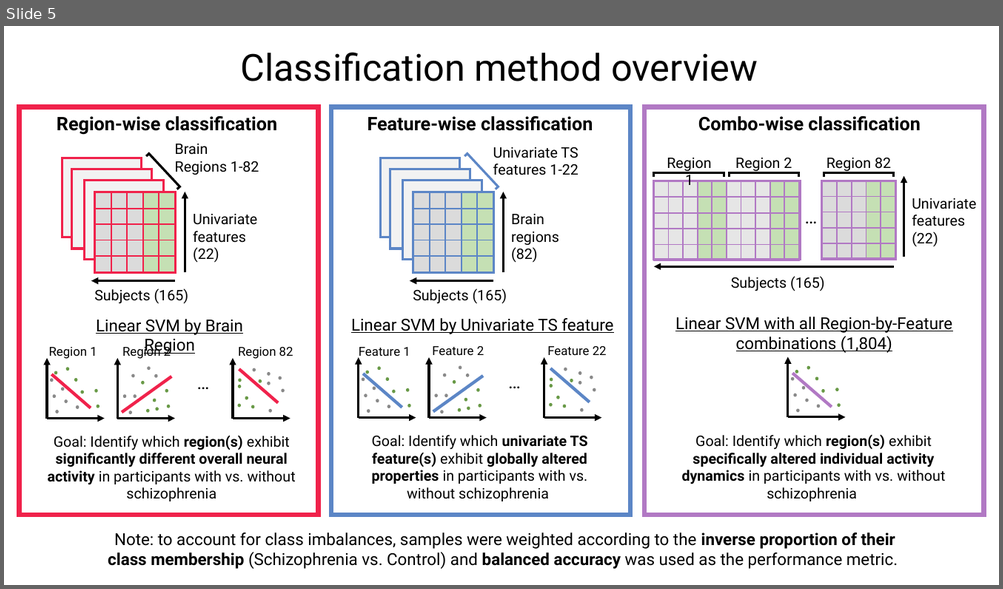
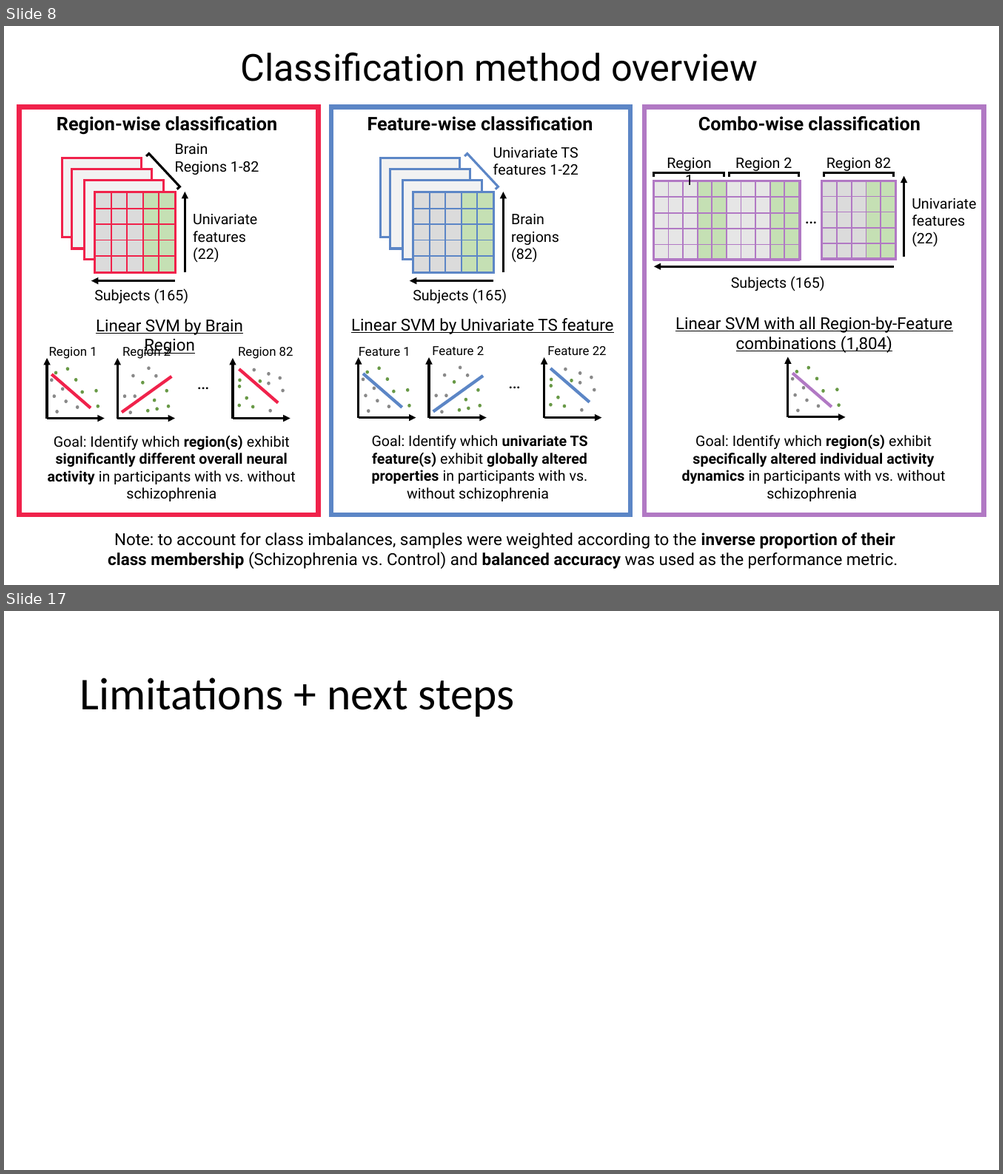
Before and after one commit to anniegbryant/CNS_2022, a slide deck: schizophrenia_classification_workshop/Workshop_Talk.pptx. Shown one above the other, each under a label of ours: slide 5 before the commit, slides 8 and 17 after it; the slides between them are not shown. The pictures are 1003x589 and 1003x1174 pixels, drawn with LibreOffice and Linux fonts; fonts in the diff are those of the drawing. Boxes give left, top, right and bottom in pixels: in the first picture for what was removed or moved away, otherwise in the second. Text is boxed around its words. In the diff, an @@ line names an element or a change of style, - is before the commit and + after.

```diff
--- a/schizophrenia_classification_workshop/Workshop_Talk.pptx
+++ b/schizophrenia_classification_workshop/Workshop_Talk.pptx
@@ slide 17 added at (x1=4, y1=611, x2=999, y2=1170), background #FFFFFF @@
@@ title added at (x1=79, y1=678, x2=515, y2=717), 44 pt, text #000000 @@
+Limitations + next steps
@@ what was slide 5 is now slide 8 @@
```
Also in this commit, not shown: 5 slides changed, 11 other slides added, 4 slides removed, 3 other files.
